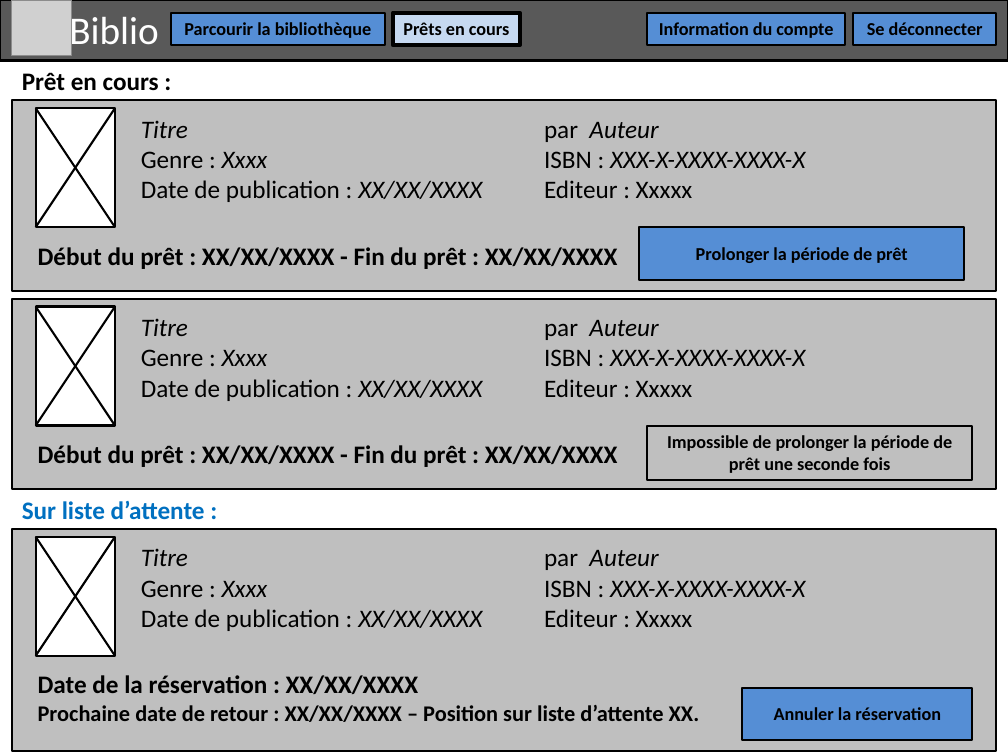
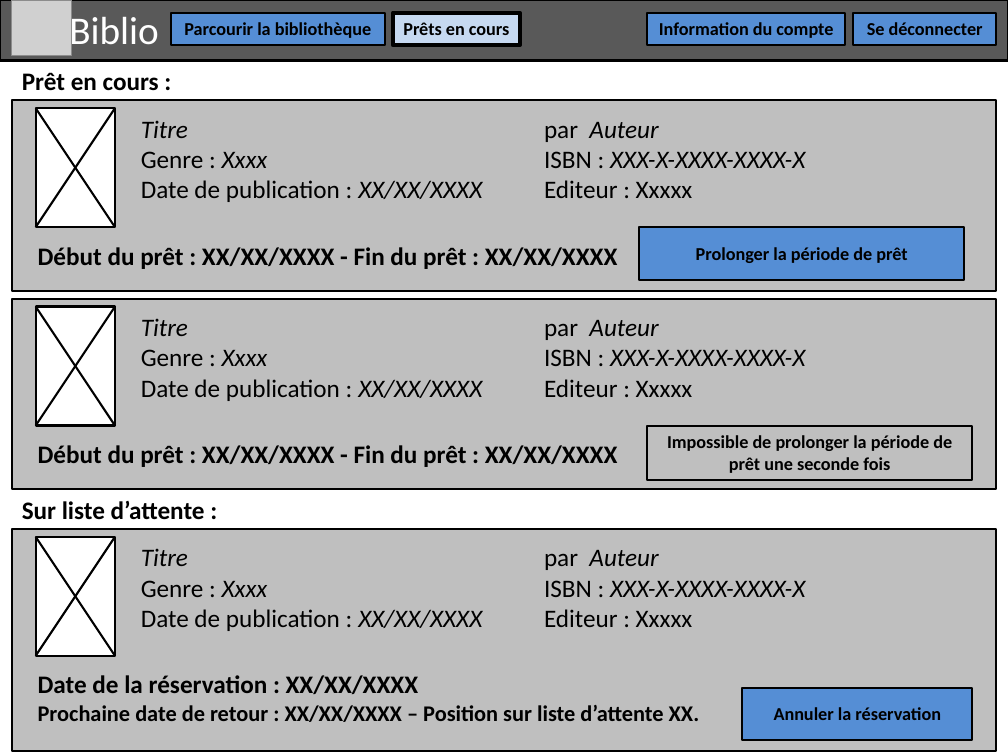
Before and after one commit to MisterSatch59/Projet7, a slide deck: slide 6 of analyse/Wireframes.pptx. Drawn at 1008x756 pixels with LibreOffice and Linux fonts; fonts in the diff are those of the drawing; grey boxes stand for pictures. Boxes give left, top, right and bottom in pixels: in the first picture for what was removed or moved away, otherwise in the second. Text is boxed around its words. In the diff, an @@ line names an element or a change of style, - is before the commit and + after.

```diff
--- a/analyse/Wireframes.pptx
+++ b/analyse/Wireframes.pptx
@@ text "Sur liste d’attente :" at (x1=22, y1=501, x2=205, y2=520): text colour #0070C0 to #000000 @@
```
Also in this commit, not shown: 1 other slide changed, 21 other files.
